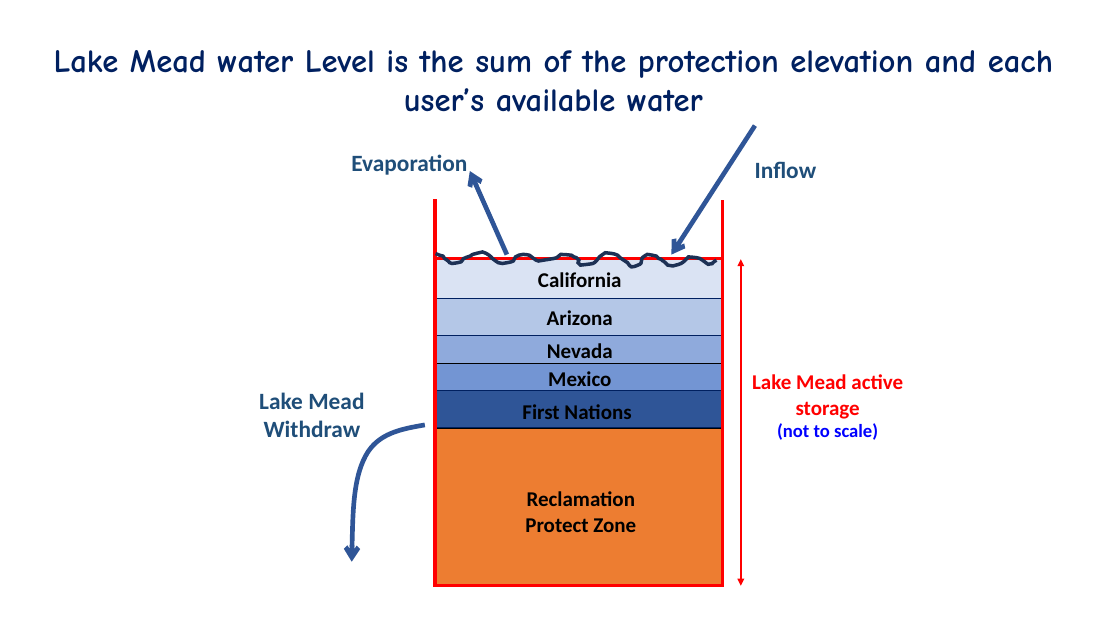
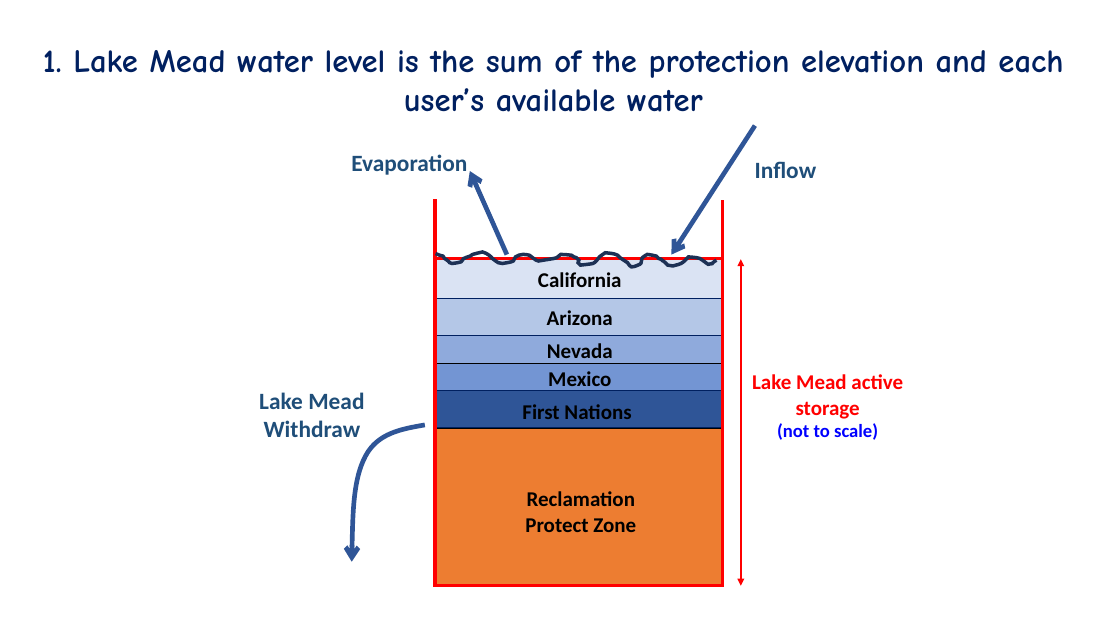
Before and after one commit to dzeke/ColoradoRiverCollaborate, a slide deck: slide 3 of LakeMeadWaterBankDivideInflow/ImmersiveModelLakeMeadDivideInflow-LetsStart.pptx. Drawn at 1120x630 pixels with LibreOffice and Linux fonts; fonts in the diff are those of the drawing. Boxes give left, top, right and bottom in pixels: in the first picture for what was removed or moved away, otherwise in the second. Text is boxed around its words. In the diff, an @@ line names an element or a change of style, - is before the commit and + after.

```diff
--- a/LakeMeadWaterBankDivideInflow/ImmersiveModelLakeMeadDivideInflow-LetsStart.pptx
+++ b/LakeMeadWaterBankDivideInflow/ImmersiveModelLakeMeadDivideInflow-LetsStart.pptx
@@ text at [43, 50, 1063, 112]: text changed @@
-Lake Mead water Level is the sum of the protection elevation and each user’s available water
+1. Lake Mead water level is the sum of the protection elevation and each user’s available water
```
Also in this commit, not shown: 3 other slides changed, 1 slide added, 2 other files.
